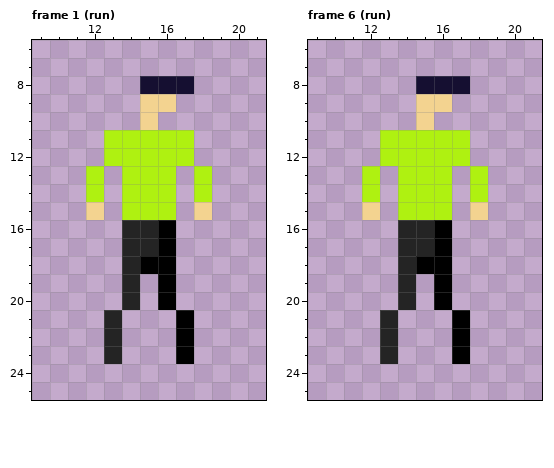
Two versions of one pixel-art file, PixelArt/Aseprite/1character16x16.aseprite. Above, as it was before the edit.
32x32 pixels, 18 frames. Shown: frame 1 (run): x 9..21, y 6..25; frame 6 (run): x 9..21, y 6..25. The commit also changed other frames, which this record leaves out.
And afterwards:
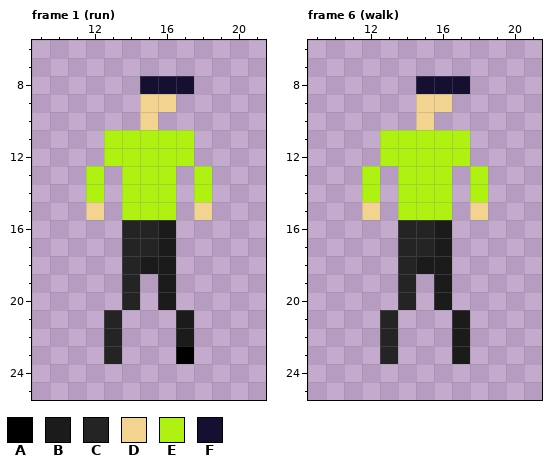
Palette (. is transparent): A #000000  B #1b1b1b  C #242424  D #f3d390  E #aff111  F #150f31
From old to new:
layer "Walk" added
layer "Run" added
layer "Layer 1" removed
--- frame 1 (run), layer "Run"
@@ x 13..19 @@
 15 .EEE.D.
-16 .CCA...
-17 .CCA...
-18 .CAA...
-19 .C.A...
-20 .C.A...
-21 C...A..
-22 C...A..
+16 .CCB...
+17 .CCB...
+18 .CBB...
+19 .C.B...
+20 .C.B...
+21 C...B..
+22 C...B..
 23 C...A..
--- frame 6 (walk), layer "Walk"
@@ x 13..19 @@
 15 .EEE.D.
-16 .CCA...
-17 .CCA...
-18 .CAA...
-19 .C.A...
-20 .C.A...
-21 C...A..
-22 C...A..
-23 C...A..
+16 .CCB...
+17 .CCB...
+18 .CBB...
+19 .C.B...
+20 .C.B...
+21 C...B..
+22 C...B..
+23 C...B..
 24 .......
Boxes around the changes in both pictures, in picture pixels (x1, y1, x2, y2):
changed: (140, 220, 194, 346)
changed: (416, 220, 470, 364)
